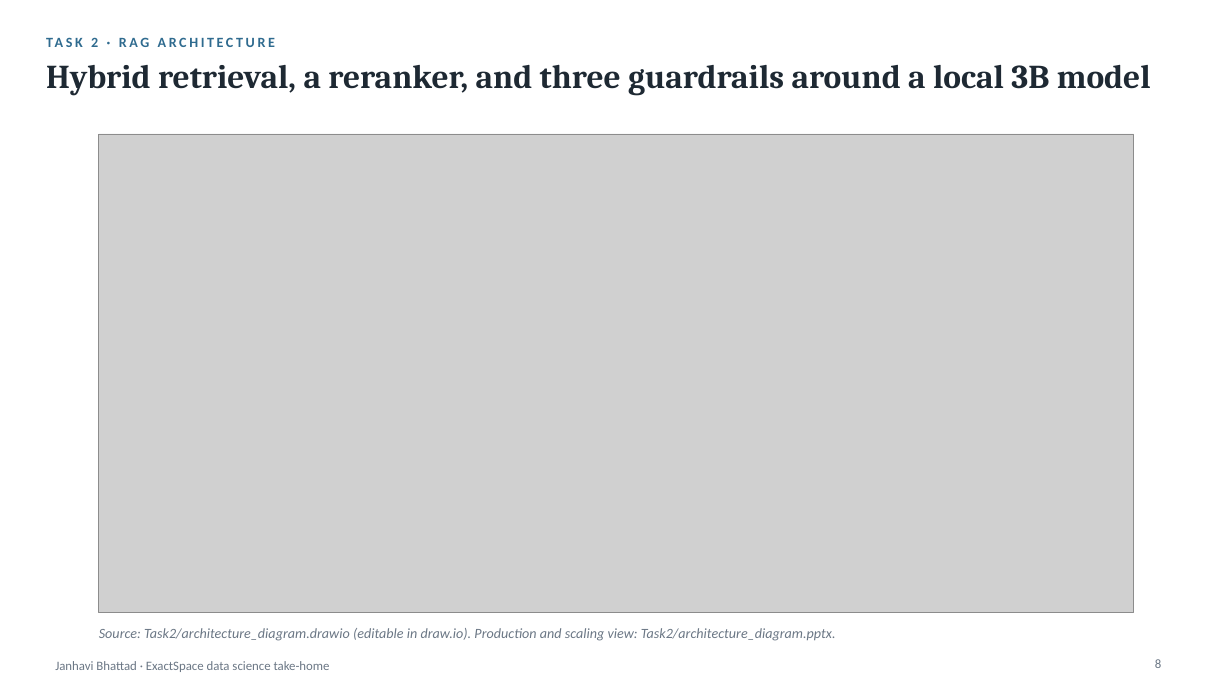
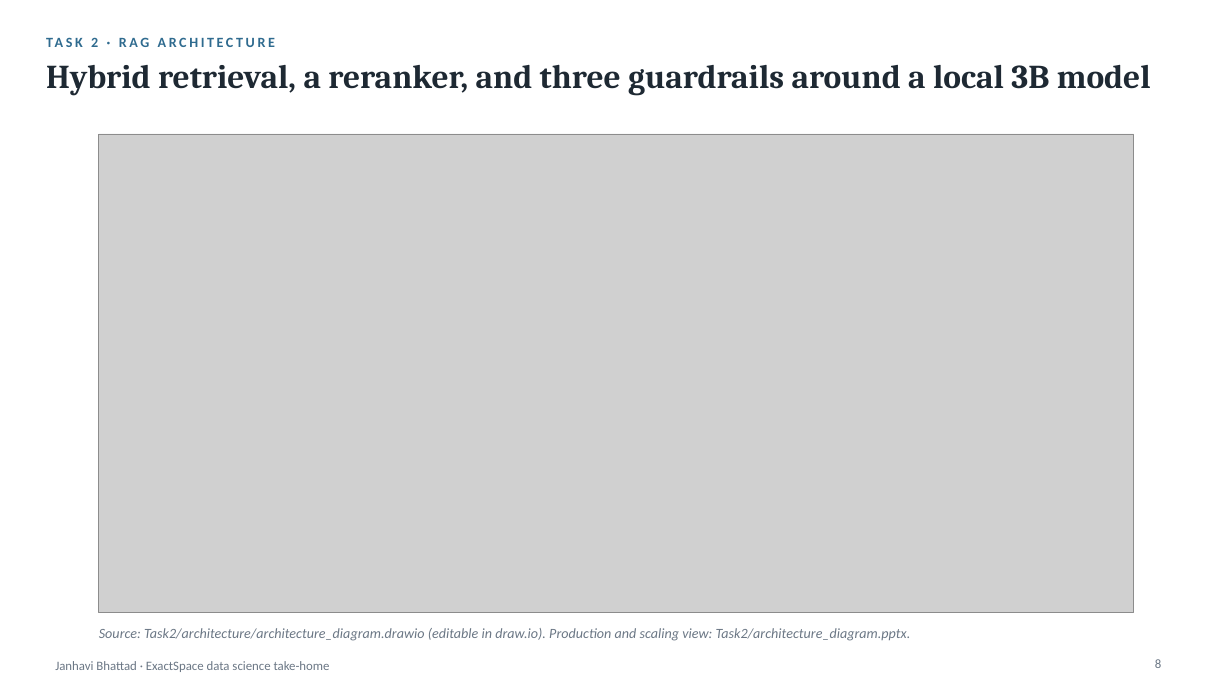
Before and after one commit to Janhwhy/exactspace-assignment, a slide deck: slide 8 of Final_Presentation.pptx. Drawn at 1232x693 pixels with LibreOffice and Linux fonts; fonts in the diff are those of the drawing; grey boxes stand for pictures. Boxes give left, top, right and bottom in pixels: in the first picture for what was removed or moved away, otherwise in the second. Text is boxed around its words. In the diff, an @@ line names an element or a change of style, - is before the commit and + after.

```diff
--- a/Final_Presentation.pptx
+++ b/Final_Presentation.pptx
@@ text at box(99, 628, 911, 641): text changed @@
-Source: Task2/architecture_diagram.drawio (editable in draw.io). Production and scaling view: Task2/architecture_diagram.pptx.
+Source: Task2/architecture/architecture_diagram.drawio (editable in draw.io). Production and scaling view: Task2/architecture_diagram.pptx.
```
Also in this commit, not shown: 35 other files.
